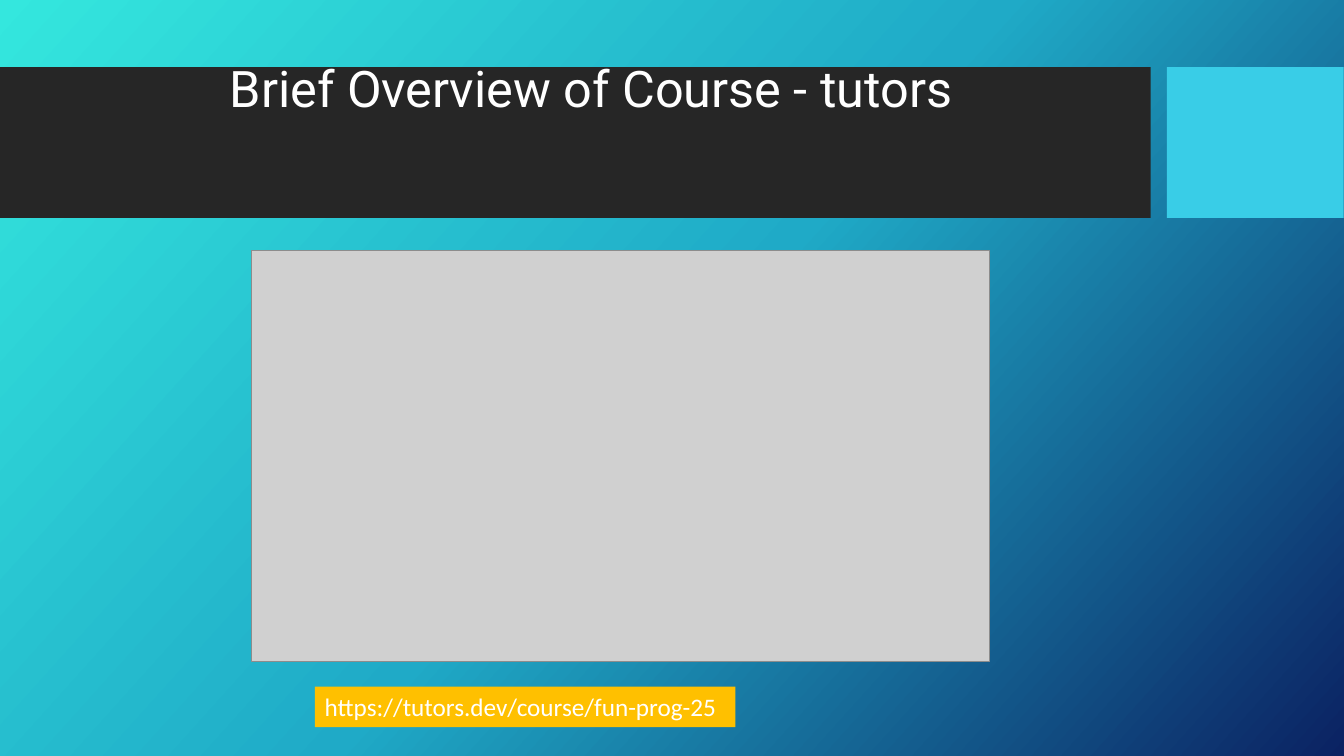
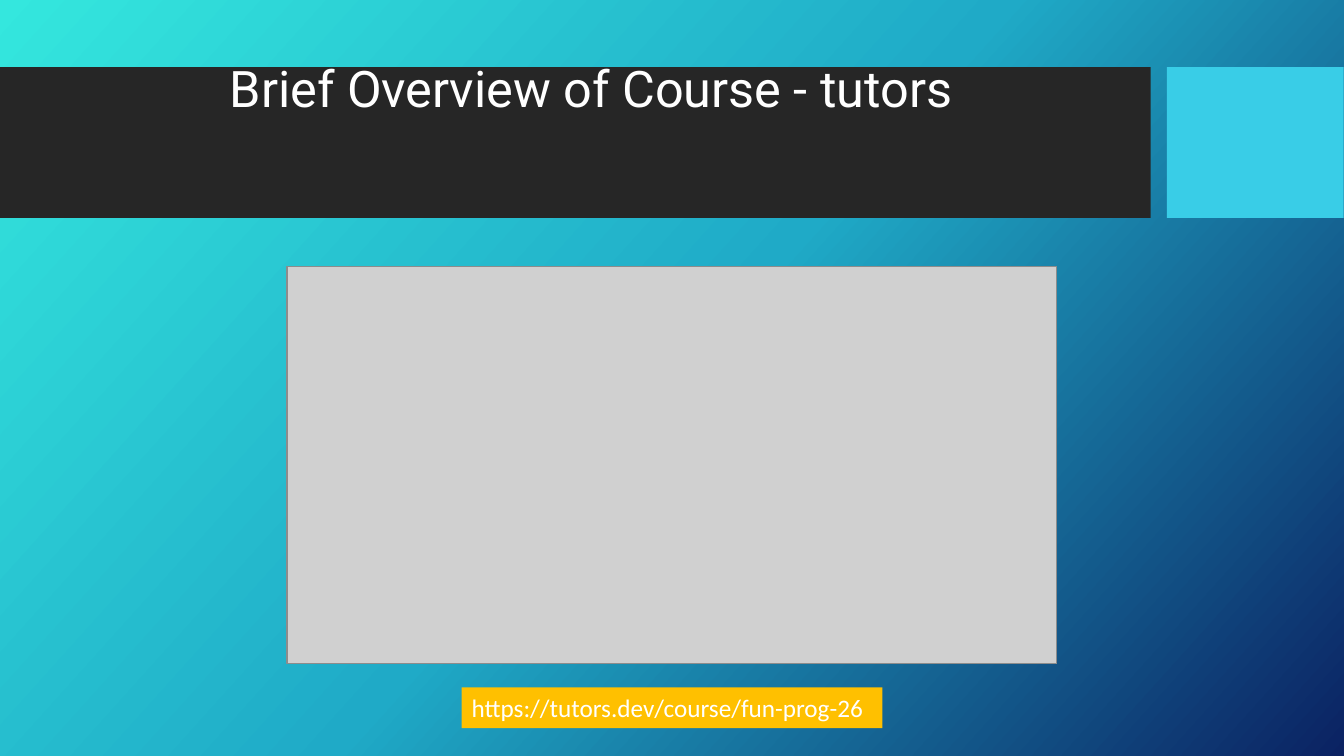
Before and after one commit to Fun-Prog-26/fun-prog-26, a slide deck: slide 12 of topic01-introduction/unit-01a-lectures/talk-2/a-fp-intro.pptx (slide 13 before the commit). Drawn at 1344x756 pixels with LibreOffice and Linux fonts; fonts in the diff are those of the drawing; grey boxes stand for pictures; background and template pictures are left out. Boxes give left, top, right and bottom in pixels: in the first picture for what was removed or moved away, otherwise in the second. Text is boxed around its words. In the diff, an @@ line names an element or a change of style, - is before the commit and + after.

```diff
--- a/topic01-introduction/unit-01a-lectures/talk-2/a-fp-intro.pptx
+++ b/topic01-introduction/unit-01a-lectures/talk-2/a-fp-intro.pptx
@@ picture resized from (x1=251, y1=251, x2=989, y2=661) to (x1=287, y1=267, x2=1058, y2=664) @@
@@ rectangle "https://tutors.dev/course/fun-prog-26" moved from (x1=315, y1=687, x2=735, y2=727) to (x1=462, y1=688, x2=882, y2=728) @@
@@ text in rectangle at (x1=472, y1=699, x2=863, y2=722): text changed @@
-https://tutors.dev/course/fun-prog-25
+https://tutors.dev/course/fun-prog-26
```
Also in this commit, not shown: 5 other slides changed, 1 slide removed, 4 other files.
